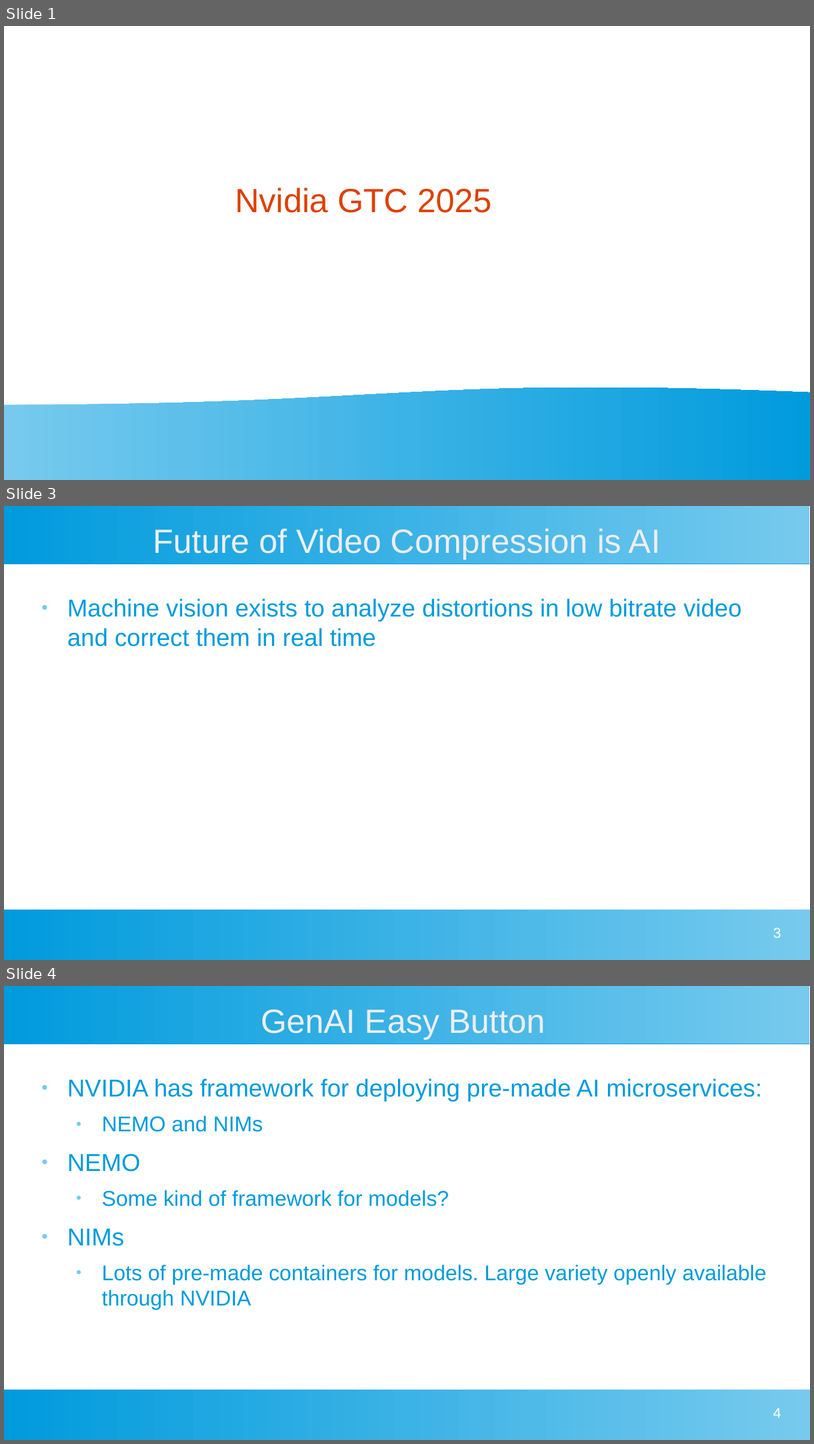
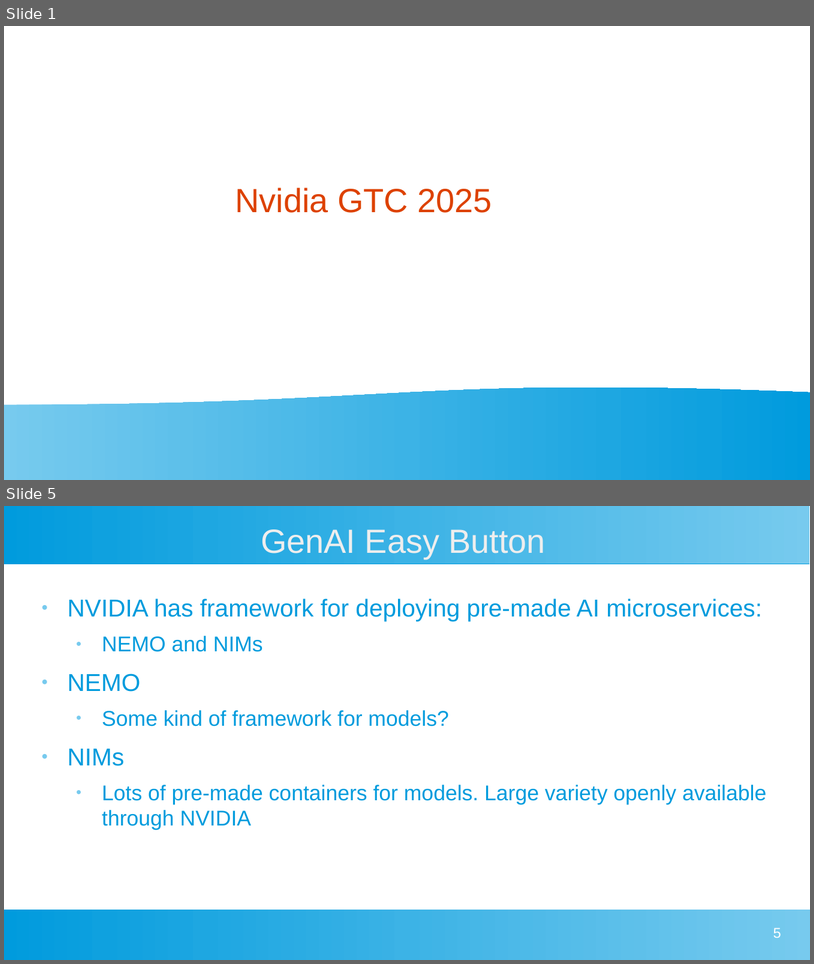
Before and after one commit to Justingunnh/gtc_2025, a slide deck: gtc_2025.odp. Shown one above the other, each under a label of ours: slides 1, 3 and 4 before the commit, slides 1 and 5 after it; the slides between them are not shown. The pictures are 814x1444 and 814x964 pixels, drawn with LibreOffice and Linux fonts; fonts in the diff are those of the drawing. Boxes give left, top, right and bottom in pixels: in the first picture for what was removed or moved away, otherwise in the second. Text is boxed around its words. In the diff, an @@ line names an element or a change of style, - is before the commit and + after.

```diff
--- a/gtc_2025.odp
+++ b/gtc_2025.odp
@@ slide 3 removed at [4, 506, 810, 960], background #FFFFFF; not listed: 2 template elements that a slide beside it also shows @@
@@ title removed at [153, 528, 661, 559] @@
-Future of Video Compression is AI
@@ text removed at [68, 598, 742, 646] @@
-● Machine vision exists to analyze distortions in low bitrate video and correct them in real time
@@ page number removed at [774, 927, 782, 937] @@
-3
@@ what was slide 4 is now slide 5 @@
@@ page number at [774, 927, 782, 937]: text changed @@
-4
+5
```
Also in this commit, not shown: 1 slide changed, 8 slides added, 17 other files.
